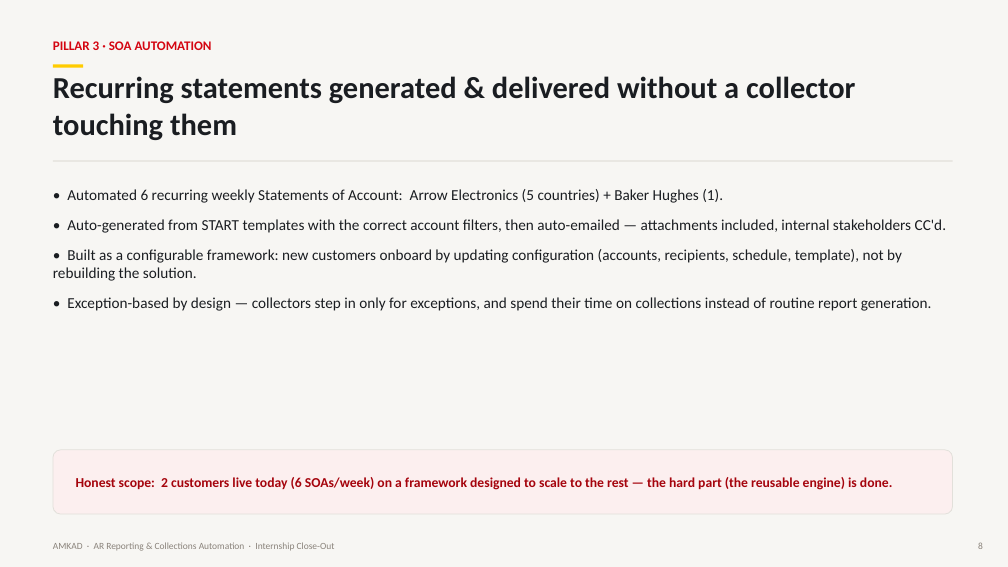
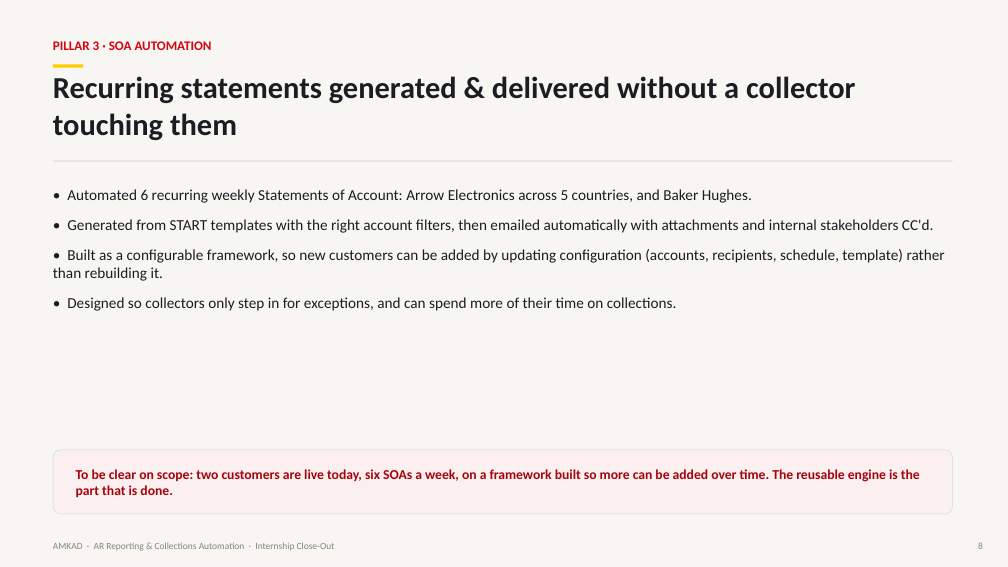
Before and after one commit to jkadadihi/Power-BI-, a slide deck: slide 8 of docs/AMKAD_Internship_Presentation.pptx. Drawn at 1008x567 pixels with LibreOffice and Linux fonts; fonts in the diff are those of the drawing. Boxes give left, top, right and bottom in pixels: in the first picture for what was removed or moved away, otherwise in the second. Text is boxed around its words. In the diff, an @@ line names an element or a change of style, - is before the commit and + after.

```diff
--- a/docs/AMKAD_Internship_Presentation.pptx
+++ b/docs/AMKAD_Internship_Presentation.pptx
@@ text at (53, 189, 945, 311): text changed @@
-• Automated 6 recurring weekly Statements of Account: Arrow Electronics (5 countries) + Baker Hughes (1).
-• Auto-generated from START templates with the correct account filters, then auto-emailed — attachments included, internal stakeholders CC'd.
-• Built as a configurable framework: new customers onboard by updating configuration (accounts, recipients, schedule, template), not by rebuilding the solution.
-• Exception-based by design — collectors step in only for exceptions, and spend their time on collections instead of routine report generation.
+• Automated 6 recurring weekly Statements of Account: Arrow Electronics across 5 countries, and Baker Hughes.
+• Generated from START templates with the right account filters, then emailed automatically with attachments and internal stakeholders CC'd.
+• Built as a configurable framework, so new customers can be added by updating configuration (accounts, recipients, schedule, template) rather than rebuilding it.
+• Designed so collectors only step in for exceptions, and can spend more of their time on collections.
@@ text at (76, 469, 920, 497): text changed @@
-Honest scope: 2 customers live today (6 SOAs/week) on a framework designed to scale to the rest — the hard part (the reusable engine) is done.
+To be clear on scope: two customers are live today, six SOAs a week, on a framework built so more can be added over time. The reusable engine is the part that is done.
```
Also in this commit, not shown: 12 other slides changed, 1 other file.
